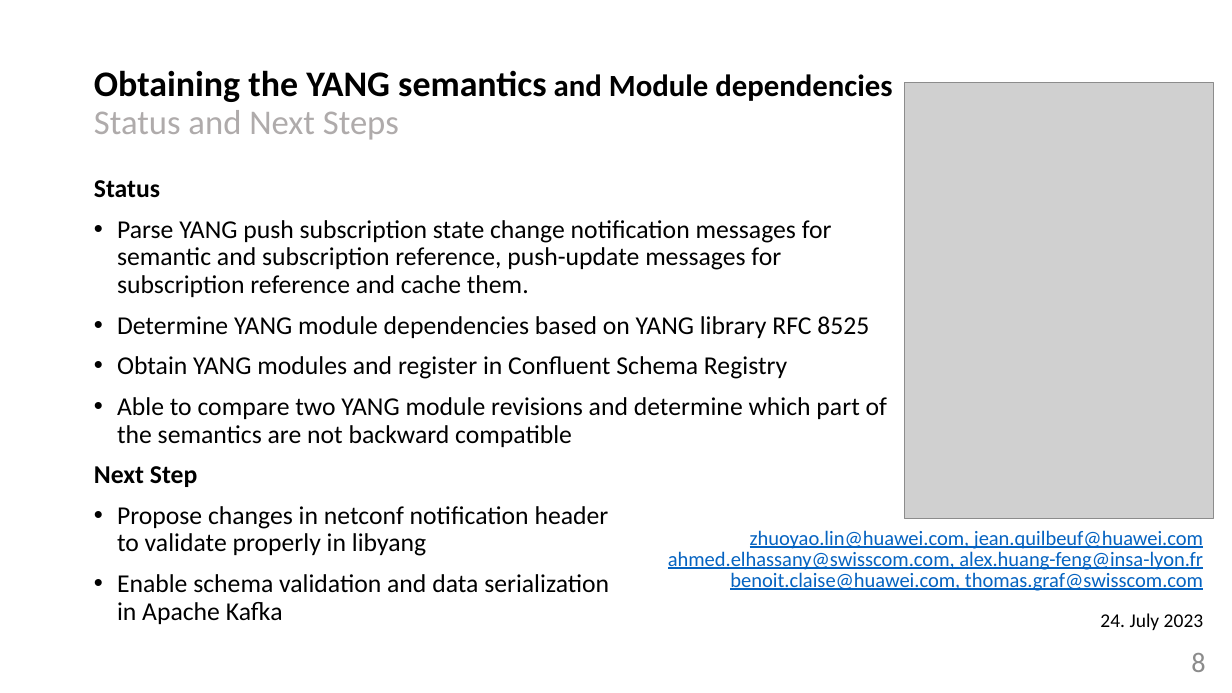
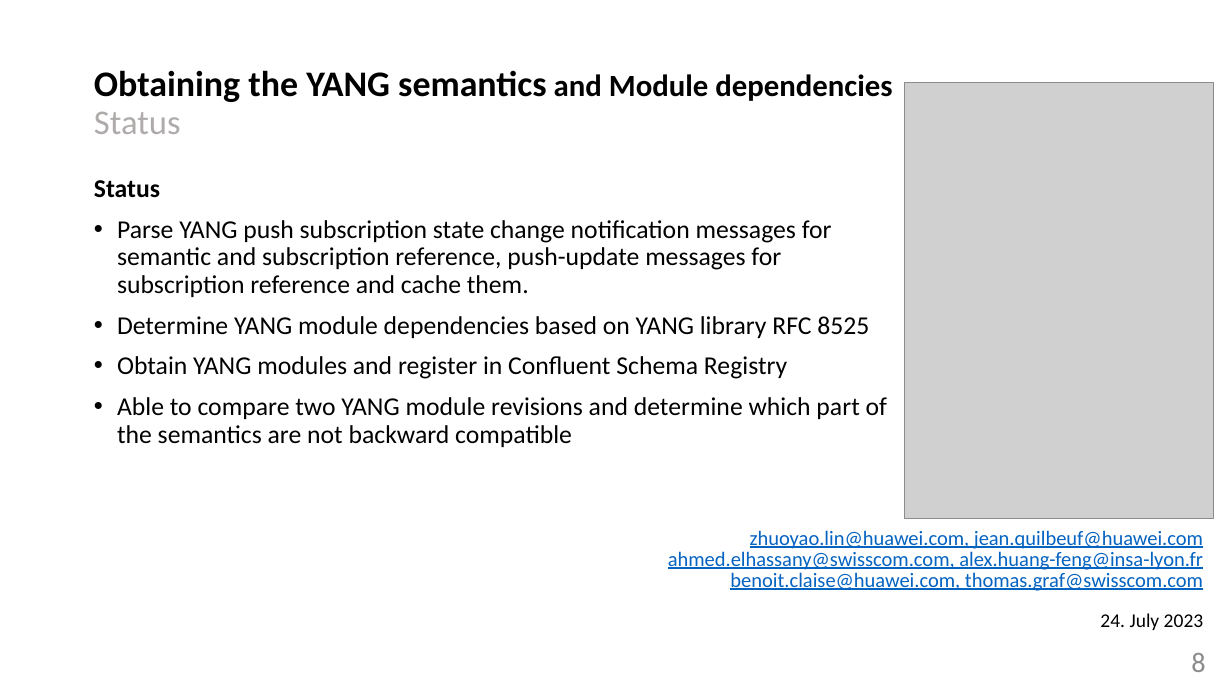
Before and after one commit to network-analytics/ietf-network-analytics-document-status, a slide deck: slide 8 of 117/Side-Meetings/ietf117-netconf-yang-push-data-mesh-integration.pptx. Drawn at 1232x693 pixels with LibreOffice and Linux fonts; fonts in the diff are those of the drawing; grey boxes stand for pictures. Boxes give left, top, right and bottom in pixels: in the first picture for what was removed or moved away, otherwise in the second. Text is boxed around its words. In the diff, an @@ line names an element or a change of style, - is before the commit and + after.

Commit message:
corrected next steps in slide 8/9

```diff
--- a/117/Side-Meetings/ietf117-netconf-yang-push-data-mesh-integration.pptx
+++ b/117/Side-Meetings/ietf117-netconf-yang-push-data-mesh-integration.pptx
@@ title at bbox=[94, 70, 892, 134]: text changed @@
-Obtaining the YANG semantics and Module dependencies
-Status and Next Steps
+Obtaining the YANG semantics and Module dependencies
+Status
@@ text at bbox=[94, 466, 609, 593]: paragraphs removed @@
-Next Step
-• Propose changes in netconf notification header
-  to validate properly in libyang
-• Enable schema validation and data serialization
-  in Apache Kafka
```
Also in this commit, not shown: 2 other slides changed, 1 other file.
